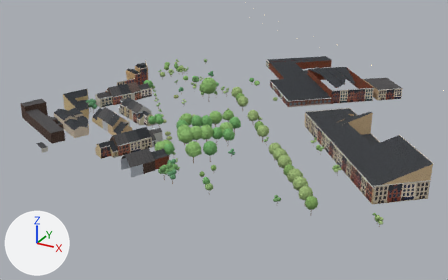
One commit to the glTF model viewer/districts/2060-noord/chunks/c_0_2.glb: the scene before it, then after it.
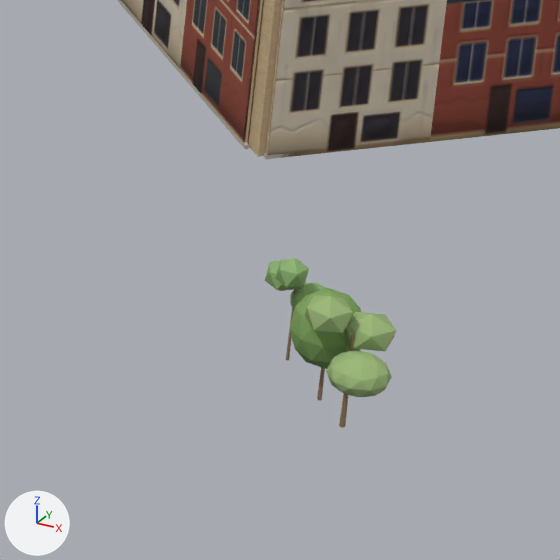
The first picture shows the older version from a 50 mm lens placed at (267.0, 284.0, 145.0), pointed at (88.0, 608.0, -17.0). The close-ups show the older and then the newer version on the part from 78% to 89% of the width and 68% to 85% of the height of that picture. Only the edits that show in the close-ups are written down. Arrows for +X, +Y and +Z are at lower left; the lights stay in place. Where no turn or scale is listed for an object, it has been applied to the vertices.

Before the edit, the objects in view are built like this:
```python
ob_bldg_6008624103_facade3 = bpy.data.objects.new('bldg_6008624103_facade3', me_bldg_6008624103_facade3)
ob_bldg_6008624103_facade3.location = (215.29, 550.66, 5.06)
ob_tree_open_0_010 = bpy.data.objects.new('tree_open_0.010', me_tree_open_0)
ob_tree_open_0_010.parent = ob_trees_0_2_1
ob_tree_open_0_010.location = (190.1, -96.23, 2.393)
ob_tree_open_0_010.rotation_euler = (0.0, 0.0, 0.264)  # degrees (0, 0, 15)
ob_tree_open_0_010.scale = (2.63, 2.63, 2.39)
ob_tree_open_1_002 = bpy.data.objects.new('tree_open_1.002', me_tree_open_1)
ob_tree_open_1_002.parent = ob_trees_0_2_2
ob_tree_open_1_002.location = (193.1, -100.1, 2.662)
ob_tree_open_1_002.rotation_euler = (0.0, 0.0, -1.257)  # degrees (0, 0, -72)
ob_tree_open_1_002.scale = (3.88, 3.88, 2.66)
ob_tree_round_0 = bpy.data.objects.new('tree_round_0', me_tree_round_0)
ob_tree_round_0.parent = ob_trees_0_2_4
ob_tree_round_0.location = (191.8, -98.43, 2.325)
ob_tree_round_0.rotation_euler = (0.0, 0.0, 0.785)  # degrees (0, 0, 45)
ob_tree_round_0.scale = (2.05, 2.05, 2.32)
# also in view: 'bldg_6008624103_facade4' at (175.0, 575.0, 5.0); 'bldg_6008624103' at (183.0, 589.0, 9.0)
```
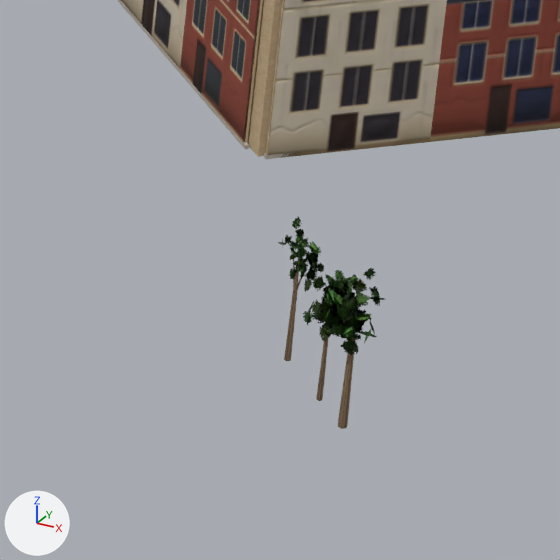
Where the change shows, as pixel boxes [x1, y1, x2, y2] in the close-ups (560 x 560 px):
'tree_open_1.002', deleted (green)
    before: [305, 295, 396, 428]
'tree_round_0', deleted (green)
    before: [290, 288, 361, 401]
'tree_open_young.005', added
    after: [325, 268, 385, 429]
'tree_round_young', added (green)
    after: [303, 270, 352, 401]
'tree_open_young.019', added
    after: [278, 217, 324, 361]
'tree_open_0.010', deleted (green)
    before: [265, 258, 325, 361]

The change in detail:
Picture 'leaf_atlas' (img_leaf_atlas) is new.
Material 'canopy_tree' (mat_canopy_tree) is new.
Uses the picture img_leaf_atlas.
Mesh me_tree_round_young is new.
It has 269 vertices, 160 faces and spans x -0.5..0.5, y -0.5..0.5, z -1.0..1.0.
It uses material mat_canopy_tree.
Mesh me_tree_open_young is new.
It has 221 vertices, 136 faces and spans x -0.39..0.39, y -0.33..0.33, z -1.0..1.0.
It uses material mat_canopy_tree.
Object 'tree_open_0.010' (ob_tree_open_0_010) is deleted.
Object 'tree_open_1.002' (ob_tree_open_1_002) is deleted.
Object 'tree_round_0' (ob_tree_round_0) is deleted.
Object 'tree_round_young' (ob_tree_round_young) is new; it shows me_tree_round_young.
Its parent is ob_trees_0_2_2.
Its location is (191.9, -98.4, 2.863).
Its rotation in degrees is (0, 0, 45).
Its scale is (2.29, 2.29, 2.86).
Object 'tree_open_young.019' (ob_tree_open_young_019) is new; it shows me_tree_open_young.
Its parent is ob_trees_0_2_1.
Its location is (190.0, -96.15, 3.107).
Its rotation in degrees is (0, 0, 15).
Its scale is (2.65, 2.65, 3.11).
Object 'tree_open_young.005' (ob_tree_open_young_005) is new; it shows me_tree_open_young.
Its parent is ob_trees_0_2_1.
Its location is (193.2, -100.1, 3.461).
Its rotation in degrees is (0, 0, -72).
Its scale is (3.78, 3.78, 3.46).
